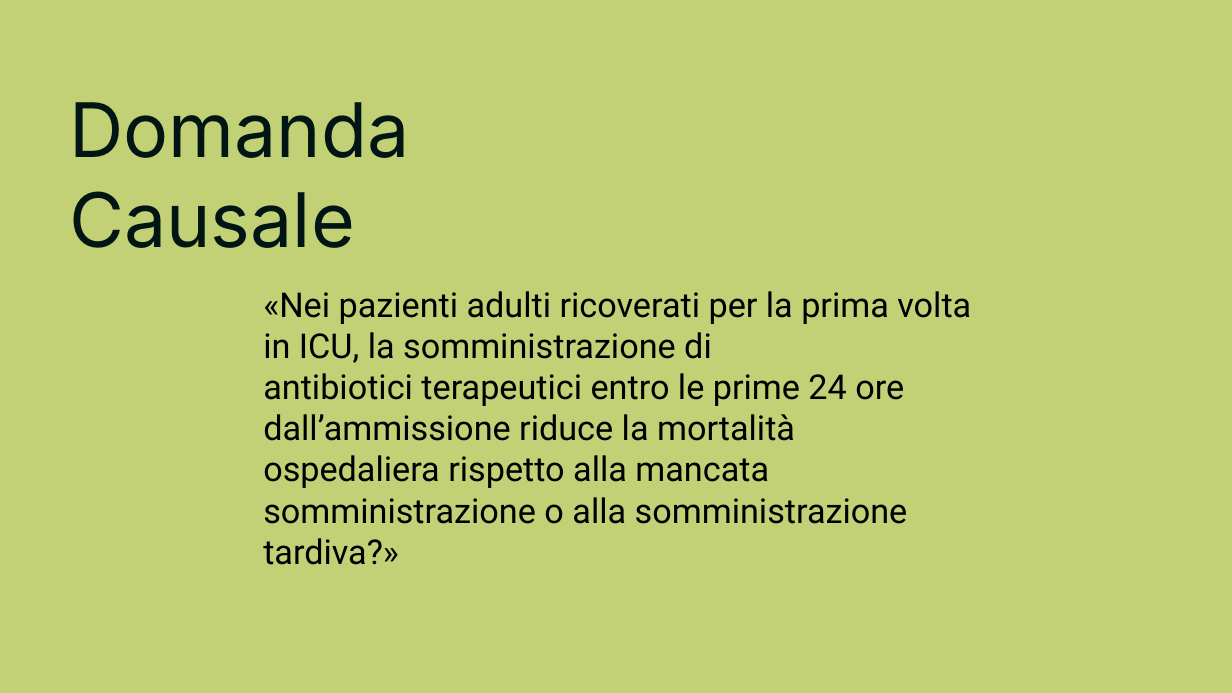
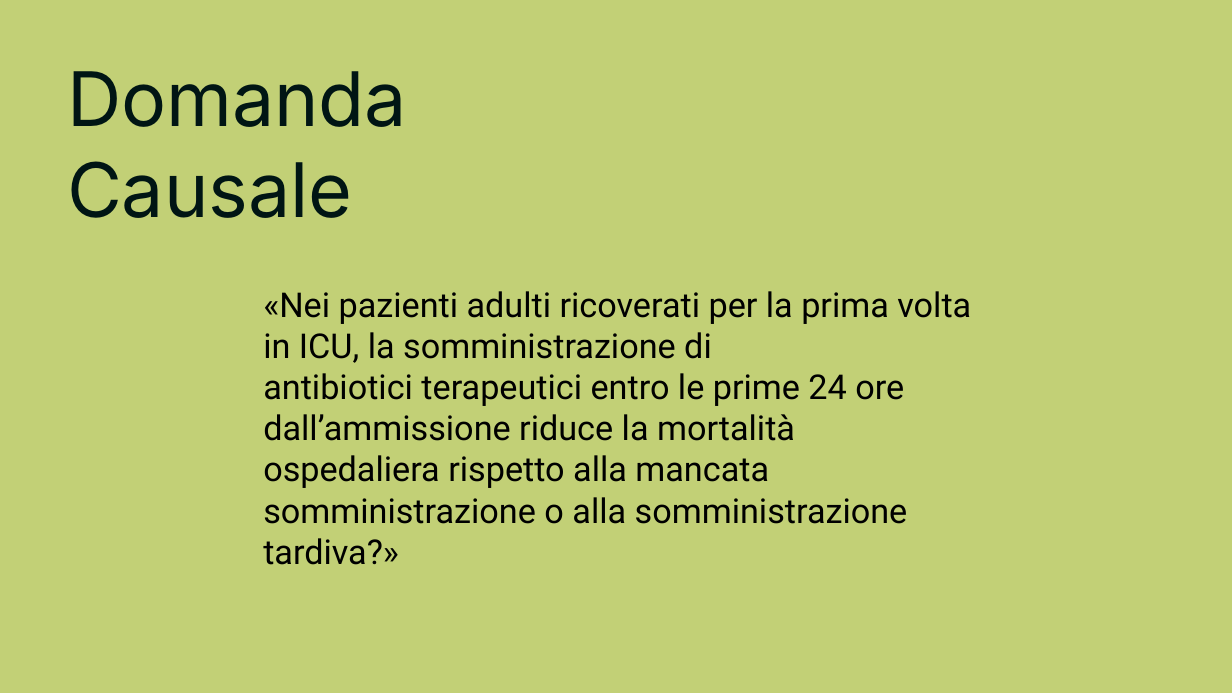
Before and after one commit to FLaTNNBio/eICU-antibiotics-causal-inference, a slide deck: slide 19 of presentation .pptx. Drawn at 1232x693 pixels with LibreOffice and Linux fonts; fonts in the diff are those of the drawing. Boxes give left, top, right and bottom in pixels: in the first picture for what was removed or moved away, otherwise in the second. Text is boxed around its words. In the diff, an @@ line names an element or a change of style, - is before the commit and + after.

```diff
--- a/presentation .pptx
+++ b/presentation .pptx
@@ text "Domanda Causale": place and size @@
-text "Domanda Causale" at box(69, 102, 409, 248)
+text "Domanda Causale" at box(67, 71, 407, 218)
```
Also in this commit, not shown: 7 other slides changed.
